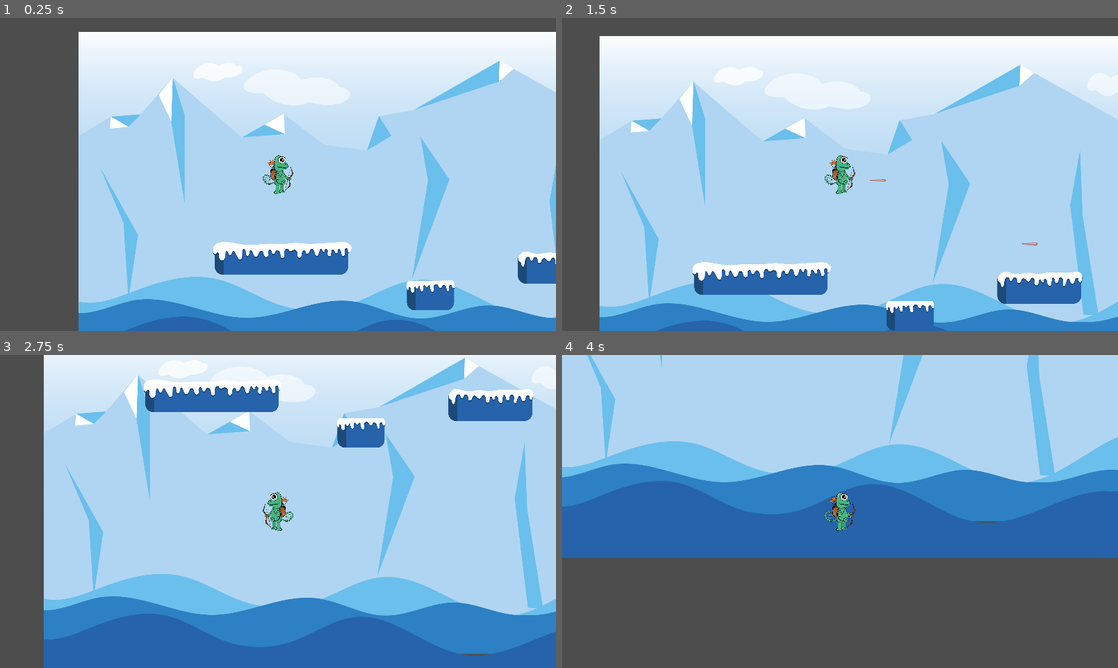
Above: before the commit, frames 1-4 (two rows, left to right).
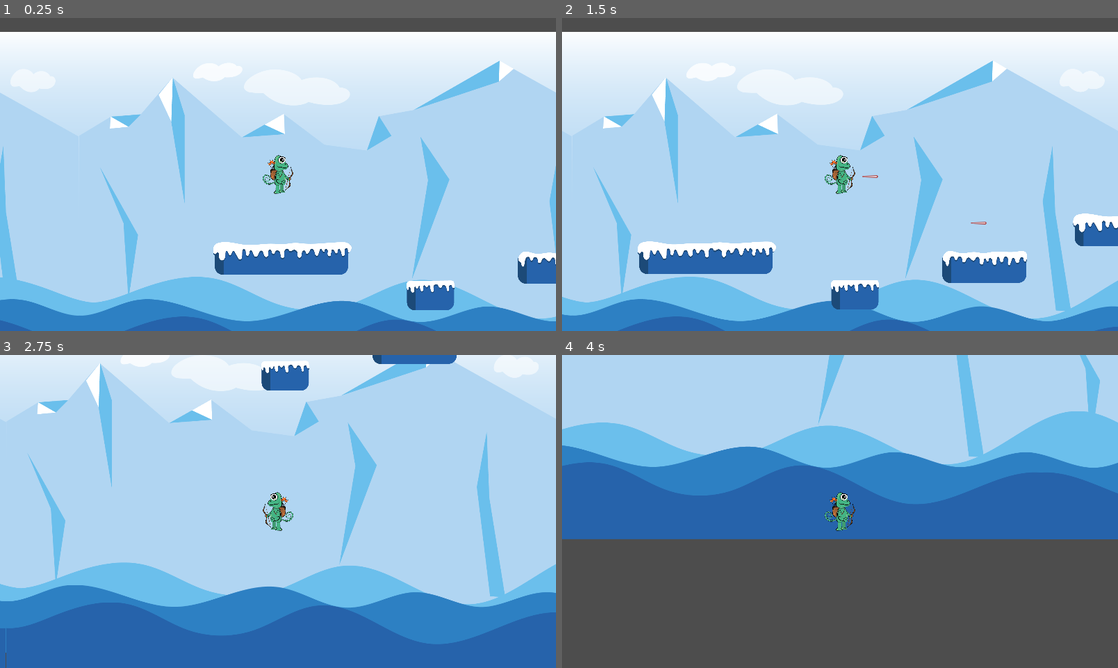
Above: after the commit, the same moments.

Repository: Elracoon/chameleon
Game: Godot game, scene res://scene platform/node_2d.tscn
Same seed, same stepped clock (60 frames per second), same inputs: the game is played once before the commit and once after it.
Inputs:
- Up to frame 1 (0.25 s): no input
- Up to frame 2 (1.5 s): hold D (move_right) from 0.53 s (still down); tap Space (fire_bullet) at 0.6, 1.35 s; tap W (jump) at 0.77 s
- Up to frame 3 (2.75 s): tap W (jump) at 1.52 s; release D (move_right) at 2.03 s; hold A (move_left) from 2.03 s (still down); tap Space (fire_bullet) at 2.1 s
- Up to frame 4 (4 s): release A (move_left) at 2.78 s; hold D (move_right) from 2.78 s (still down); tap Space (fire_bullet) at 2.85, 3.6 s; tap W (jump) at 3.02, 3.77 s

The runs differ from the first frame. In frame 1, 14% of the frame differs, in the area x 0-100%, y 4-100%; in frame 2, 31%; in frame 3, 34%, in the area x 0-100%, y 0-100%; in frame 4, 26%.

Commit message:
test platform

Diff:
--- a/code/player.gd
+++ b/code/player.gd
@@ -1,8 +1,8 @@
 extends CharacterBody2D
 
 
-const SPEED = 300.0
-const JUMP_VELOCITY = -700.0
+const SPEED = 500.0
+const JUMP_VELOCITY = -600.0
 
 const BULLET = preload("res://scene platform/bullet.tscn")
 
--- a/scene platform/node_2d.tscn
+++ b/scene platform/node_2d.tscn
@@ -68,6 +68,7 @@
 [node name="Node2D" type="Node2D"]
 
 [node name="player" type="CharacterBody2D" parent="."]
+z_index = 1
 position = Vector2(417, 270)
 script = ExtResource("1_7d68g")
 
@@ -97,8 +98,14 @@
 z_index = -2
 motion_scale = Vector2(0.5, 0.2)
 
+[node name="Sprite2D14" type="Sprite2D" parent="ParallaxBackground/décor fond"]
+z_index = -3
+texture = ExtResource("6_xxr2a")
+centered = false
+
 [node name="Sprite2D" type="Sprite2D" parent="ParallaxBackground/décor fond"]
 z_index = -3
+position = Vector2(-1920, 0)
 texture = ExtResource("6_xxr2a")
 centered = false
 
@@ -174,6 +181,25 @@
 [node name="vague fond" type="ParallaxLayer" parent="ParallaxBackground"]
 motion_scale = Vector2(0.5, 0.2)
 
+[node name="vague2Sprite2D7" type="Sprite2D" parent="ParallaxBackground/vague fond"]
+z_index = -2
+position = Vector2(-1969, 806)
+texture = ExtResource("10_i5bvg")
+centered = false
+
+[node name="vague2Sprite2D8" type="Sprite2D" parent="ParallaxBackground/vague fond"]
+z_index = 2
+position = Vector2(-1956, 983)
+texture = ExtResource("8_kmmhg")
+centered = false
+
+[node name="vague2Sprite2D9" type="Sprite2D" parent="ParallaxBackground/vague fond"]
+z_index = -1
+position = Vector2(-1659, 923)
+scale = Vector2(1, 1.1809)
+texture = ExtResource("12_omkjk")
+centered = false
+
 [node name="vague1Sprite2D" type="Sprite2D" parent="ParallaxBackground/vague fond"]
 z_index = -2
 position = Vector2(0, 806)
@@ -189,23 +215,217 @@
 [node name="vague1Sprite2D3" type="Sprite2D" parent="ParallaxBackground/vague fond"]
 z_index = -1
 position = Vector2(0, 923)
-texture = ExtResource("9_hyluv")
-centered = false
-
-[node name="vague1Sprite2D4" type="Sprite2D" parent="ParallaxBackground/vague fond"]
-z_index = -2
-position = Vector2(2074, 806)
-texture = ExtResource("10_i5bvg")
-centered = false
-
-[node name="vague1Sprite2D5" type="Sprite2D" parent="ParallaxBackground/vague fond"]
+scale = Vector2(1, 1.1809)
+texture = ExtResource("9_hyluv")
+centered = false
+
+[node name="vague2Sprite2D4" type="Sprite2D" parent="ParallaxBackground/vague fond"]
+z_index = -2
+position = Vector2(2023, 806)
+texture = ExtResource("10_i5bvg")
+centered = false
+
+[node name="vague2Sprite2D5" type="Sprite2D" parent="ParallaxBackground/vague fond"]
 z_index = 2
 position = Vector2(1883, 983)
 texture = ExtResource("8_kmmhg")
 centered = false
 
+[node name="vague2Sprite2D6" type="Sprite2D" parent="ParallaxBackground/vague fond"]
+z_index = -1
+position = Vector2(1616, 923)
+scale = Vector2(1, 1.1809)
+texture = ExtResource("12_omkjk")
+centered = false
+
 [node name="vague1Sprite2D6" type="Sprite2D" parent="ParallaxBackground/vague fond"]
 z_index = -1
-position = Vector2(1665, 923)
-texture = ExtResource("12_omkjk")
-centered = false
+position = Vector2(19710, 951)
+texture = ExtResource("9_hyluv")
+centered = false
+
+[node name="vague1Sprite2D19" type="Sprite2D" parent="ParallaxBackground/vague fond"]
+z_index = -2
+position = Vector2(20171, 806)
+texture = ExtResource("7_seib3")
+centered = false
+
+[node name="vague1Sprite2D20" type="Sprite2D" parent="ParallaxBackground/vague fond"]
+z_index = 2
+position = Vector2(19050, 983)
+texture = ExtResource("8_4odl3")
+centered = false
+
+[node name="vague1Sprite2D21" type="Sprite2D" parent="ParallaxBackground/vague fond"]
+z_index = -1
+position = Vector2(16410, 951)
+texture = ExtResource("9_hyluv")
+centered = false
+
+[node name="vague1Sprite2D16" type="Sprite2D" parent="ParallaxBackground/vague fond"]
+z_index = -2
+position = Vector2(16167, 806)
+texture = ExtResource("7_seib3")
+centered = false
+
+[node name="vague1Sprite2D17" type="Sprite2D" parent="ParallaxBackground/vague fond"]
+z_index = 2
+position = Vector2(15290, 983)
+texture = ExtResource("8_4odl3")
+centered = false
+
+[node name="vague1Sprite2D18" type="Sprite2D" parent="ParallaxBackground/vague fond"]
+z_index = -1
+position = Vector2(13062, 951)
+texture = ExtResource("9_hyluv")
+centered = false
+
+[node name="vague1Sprite2D13" type="Sprite2D" parent="ParallaxBackground/vague fond"]
+z_index = -2
+position = Vector2(12170, 806)
+texture = ExtResource("7_seib3")
+centered = false
+
+[node name="vague1Sprite2D14" type="Sprite2D" parent="ParallaxBackground/vague fond"]
+z_index = 2
+position = Vector2(11451, 983)
+texture = ExtResource("8_4odl3")
+centered = false
+
+[node name="vague1Sprite2D15" type="Sprite2D" parent="ParallaxBackground/vague fond"]
+z_index = -1
+position = Vector2(9818, 929)
+texture = ExtResource("9_hyluv")
+centered = false
+
+[node name="vague1Sprite2D7" type="Sprite2D" parent="ParallaxBackground/vague fond"]
+z_index = -2
+position = Vector2(4139, 806)
+texture = ExtResource("7_seib3")
+centered = false
+
+[node name="vague1Sprite2D8" type="Sprite2D" parent="ParallaxBackground/vague fond"]
+z_index = 2
+position = Vector2(3833, 983)
+texture = ExtResource("8_4odl3")
+centered = false
+
+[node name="vague1Sprite2D9" type="Sprite2D" parent="ParallaxBackground/vague fond"]
+z_index = -1
+position = Vector2(3246, 929)
+texture = ExtResource("9_hyluv")
+centered = false
+
+[node name="vague2Sprite2D12" type="Sprite2D" parent="ParallaxBackground/vague fond"]
+z_index = -1
+position = Vector2(21324, 951)
+texture = ExtResource("12_omkjk")
+centered = false
+
+[node name="vague2Sprite2D25" type="Sprite2D" parent="ParallaxBackground/vague fond"]
+z_index = -2
+position = Vector2(22198, 806)
+texture = ExtResource("10_i5bvg")
+centered = false
+
+[node name="vague2Sprite2D26" type="Sprite2D" parent="ParallaxBackground/vague fond"]
+z_index = 2
+position = Vector2(20890, 983)
+texture = ExtResource("8_kmmhg")
+centered = false
+
+[node name="vague2Sprite2D27" type="Sprite2D" parent="ParallaxBackground/vague fond"]
+z_index = -1
+position = Vector2(18078, 951)
+texture = ExtResource("12_omkjk")
+centered = false
+
+[node name="vague2Sprite2D22" type="Sprite2D" parent="ParallaxBackground/vague fond"]
+z_index = -2
+position = Vector2(18182, 806)
+texture = ExtResource("10_i5bvg")
+centered = false
+
+[node name="vague2Sprite2D23" type="Sprite2D" parent="ParallaxBackground/vague fond"]
+z_index = 2
+position = Vector2(17161, 983)
+texture = ExtResource("8_kmmhg")
+centered = false
+
+[node name="vague2Sprite2D24" type="Sprite2D" parent="ParallaxBackground/vague fond"]
+z_index = -1
+position = Vector2(14681, 951)
+texture = ExtResource("12_omkjk")
+centered = false
+
+[node name="vague2Sprite2D19" type="Sprite2D" parent="ParallaxBackground/vague fond"]
+z_index = -2
+position = Vector2(14187, 806)
+texture = ExtResource("10_i5bvg")
+centered = false
+
+[node name="vague2Sprite2D20" type="Sprite2D" parent="ParallaxBackground/vague fond"]
+z_index = 2
+position = Vector2(13338, 983)
+texture = ExtResource("8_kmmhg")
+centered = false
+
+[node name="vague2Sprite2D21" type="Sprite2D" parent="ParallaxBackground/vague fond"]
+z_index = -1
+position = Vector2(11424, 951)
+texture = ExtResource("12_omkjk")
+centered = false
+
+[node name="vague2Sprite2D16" type="Sprite2D" parent="ParallaxBackground/vague fond"]
+z_index = -2
+position = Vector2(10177, 806)
+texture = ExtResource("10_i5bvg")
+centered = false
+
+[node name="vague2Sprite2D17" type="Sprite2D" parent="ParallaxBackground/vague fond"]
+z_index = 2
+position = Vector2(9516, 983)
+texture = ExtResource("8_kmmhg")
+centered = false
+
+[node name="vague2Sprite2D18" type="Sprite2D" parent="ParallaxBackground/vague fond"]
+z_index = -1
+position = Vector2(8173, 929)
+texture = ExtResource("12_omkjk")
+centered = false
+
+[node name="vague1Sprite2D10" type="Sprite2D" parent="ParallaxBackground/vague fond"]
+z_index = -2
+position = Vector2(8153, 806)
+texture = ExtResource("7_seib3")
+centered = false
+
+[node name="vague1Sprite2D11" type="Sprite2D" parent="ParallaxBackground/vague fond"]
+z_index = 2
+position = Vector2(7654, 983)
+texture = ExtResource("8_4odl3")
+centered = false
+
+[node name="vague1Sprite2D12" type="Sprite2D" parent="ParallaxBackground/vague fond"]
+z_index = -1
+position = Vector2(6542, 929)
+texture = ExtResource("9_hyluv")
+centered = false
+
+[node name="vague2Sprite2D13" type="Sprite2D" parent="ParallaxBackground/vague fond"]
+z_index = -2
+position = Vector2(6175, 806)
+texture = ExtResource("10_i5bvg")
+centered = false
+
+[node name="vague2Sprite2D14" type="Sprite2D" parent="ParallaxBackground/vague fond"]
+z_index = 2
+position = Vector2(5699, 983)
+texture = ExtResource("8_kmmhg")
+centered = false
+
+[node name="vague2Sprite2D15" type="Sprite2D" parent="ParallaxBackground/vague fond"]
+z_index = -1
+position = Vector2(4902, 929)
+texture = ExtResource("12_omkjk")
+centered = false
